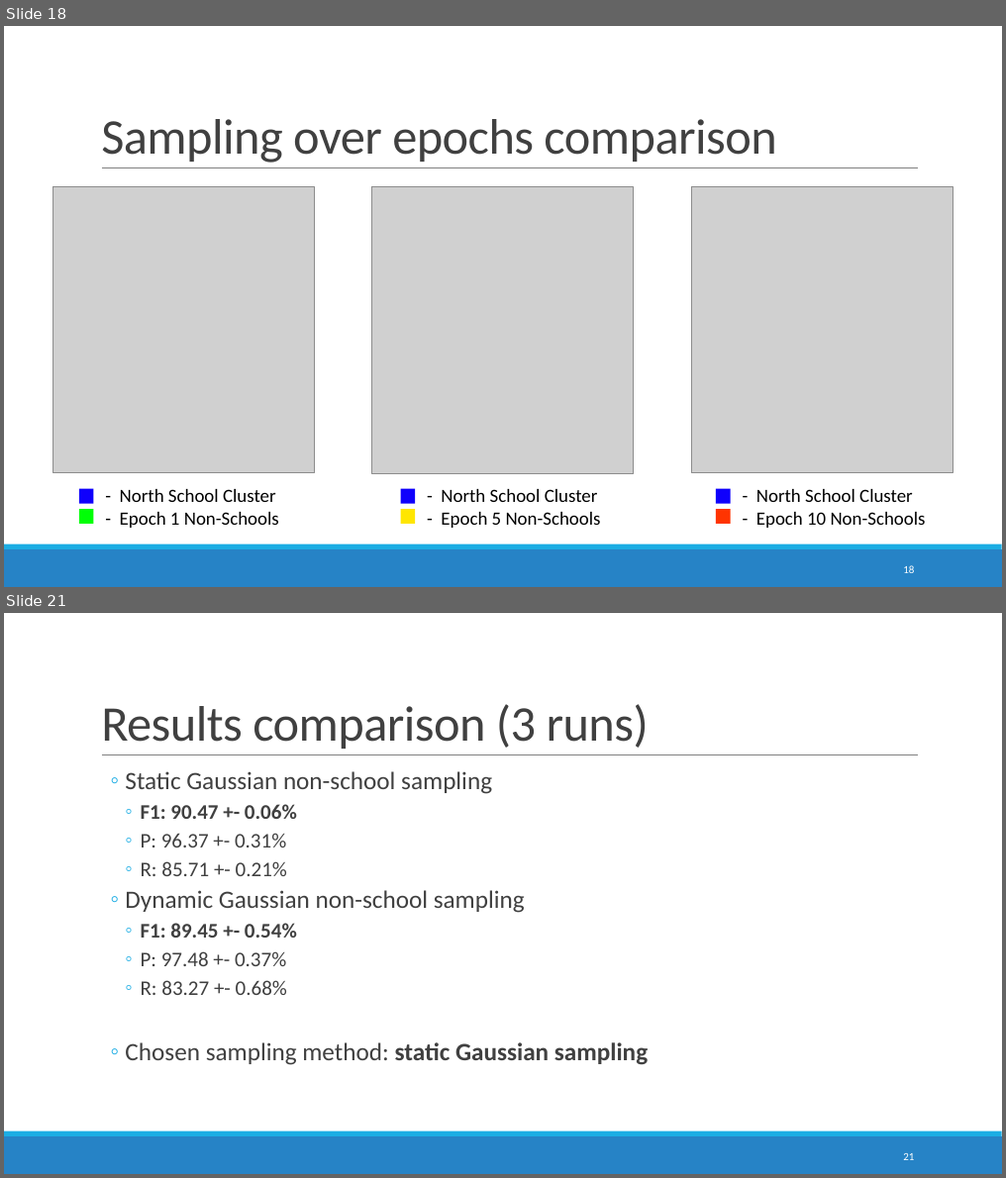
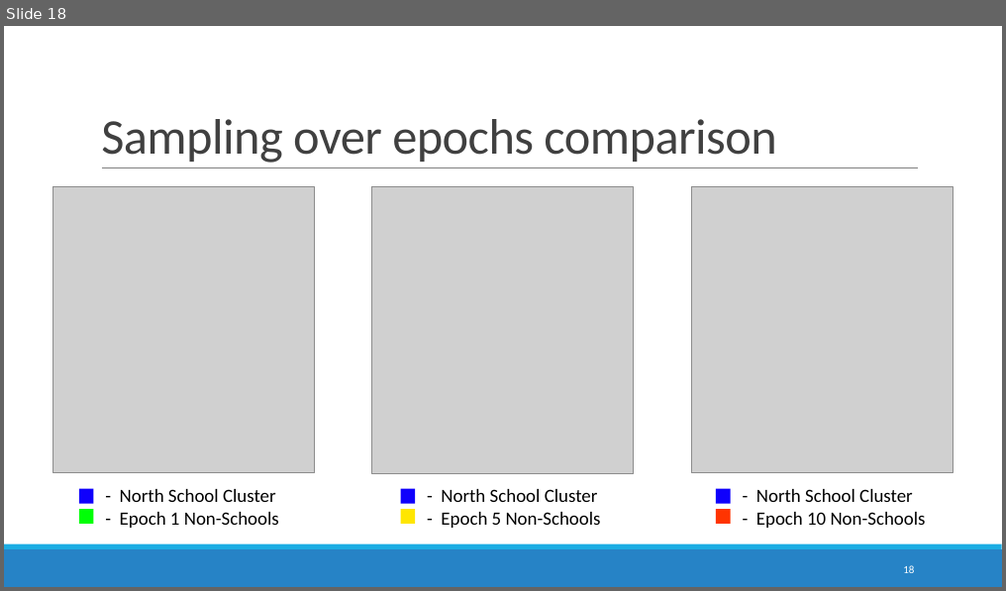
Before and after one commit to DomJamb/school_mapping, a slide deck: presentations/14.11/School mapping in ESRI imagery.pptx. Shown one above the other, each under a label of ours: slides 18 and 21 before the commit, slide 18 after it; the slides between them are not shown. The pictures are 1006x1178 and 1006x591 pixels, drawn with LibreOffice and Linux fonts; fonts in the diff are those of the drawing; grey boxes stand for pictures. Boxes give left, top, right and bottom in pixels: in the first picture for what was removed or moved away, otherwise in the second. Text is boxed around its words. In the diff, an @@ line names an element or a change of style, - is before the commit and + after.

```diff
--- a/presentations/14.11/School mapping in ESRI imagery.pptx
+++ b/presentations/14.11/School mapping in ESRI imagery.pptx
@@ slide 21 removed at <box>4,613,1002,1174</box>, background #FFFFFF; not listed: 3 template elements that a slide beside it also shows @@
@@ title removed at <box>101,704,648,749</box> @@
-Results comparison (3 runs)
@@ text removed at <box>125,771,648,1065</box> @@
-  ◦ Static Gaussian non-school sampling
-    ◦ F1: 90.47 +- 0.06%
-    ◦ P: 96.37 +- 0.31%
-    ◦ R: 85.71 +- 0.21%
-  ◦ Dynamic Gaussian non-school sampling
-    ◦ F1: 89.45 +- 0.54%
-    ◦ P: 97.48 +- 0.37%
-    ◦ R: 83.27 +- 0.68%
-  ◦ Chosen sampling method: static Gaussian sampling
@@ page number removed at <box>903,1154,914,1160</box> @@
-21
```
Also in this commit, not shown: 3 slides changed, 1 slide added, 1 other file.
